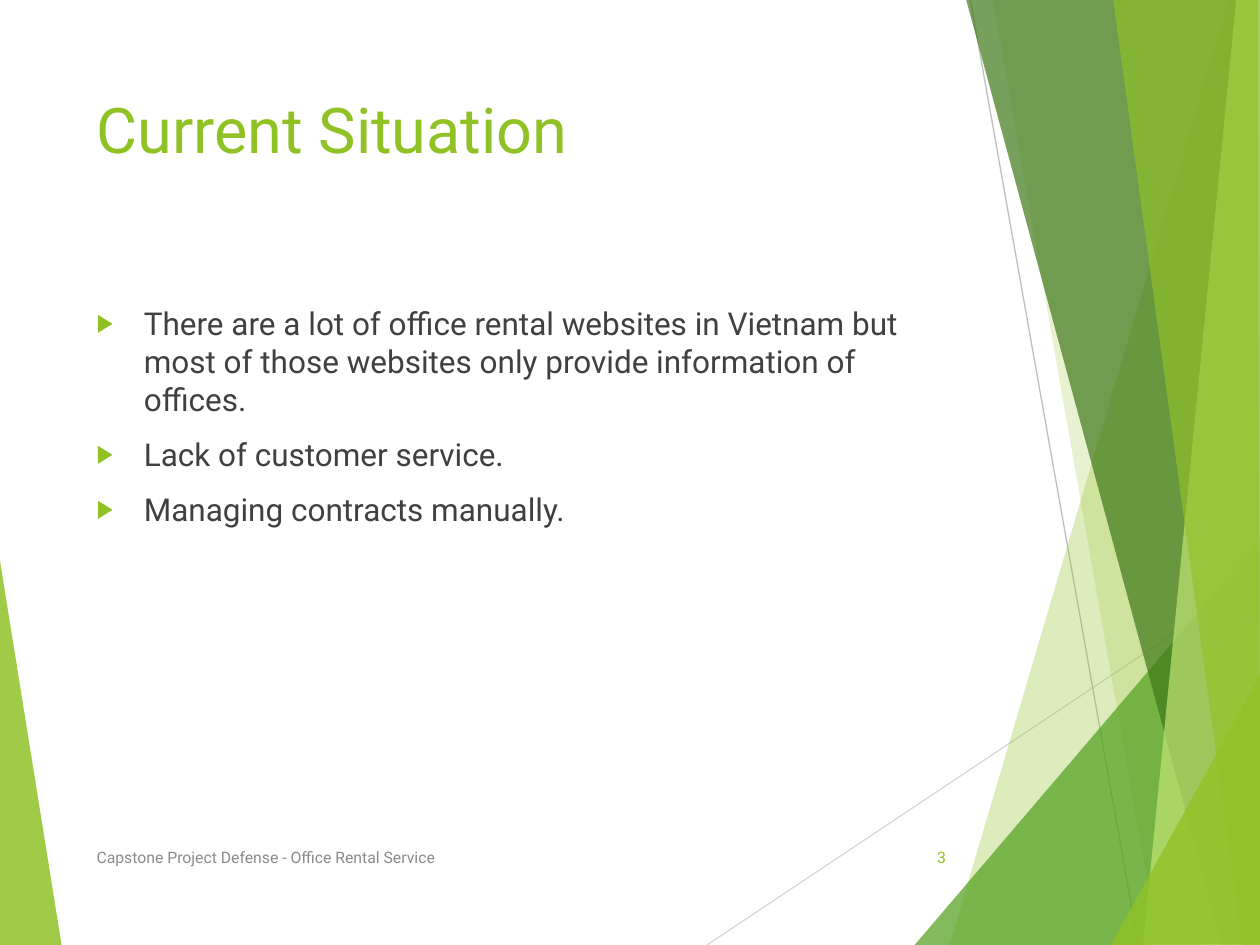
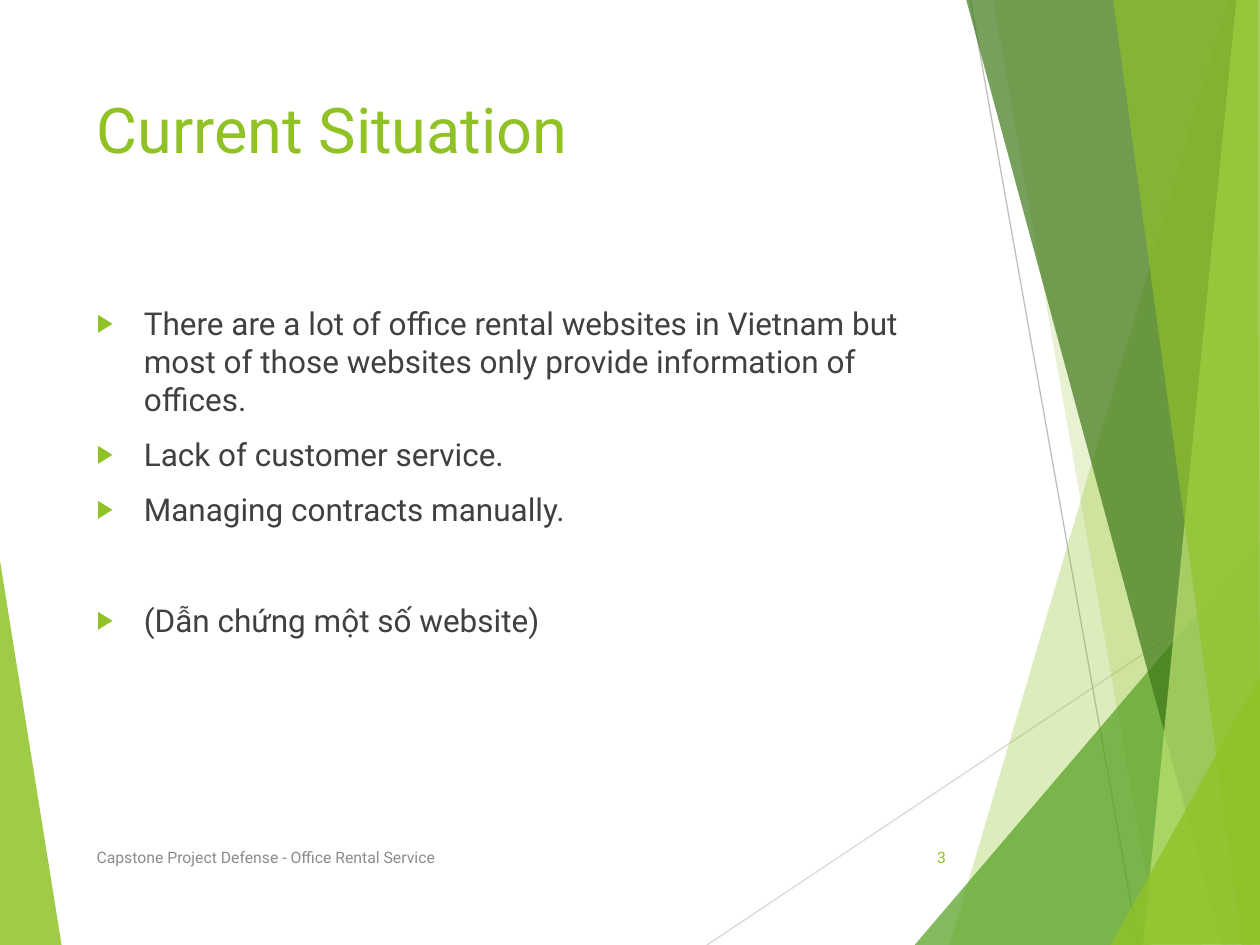
Before and after one commit to tienlx93/capstone-ors, a slide deck: slide 3 of doc/Quoc/SlidePresentation.pptx. Drawn at 1260x945 pixels with LibreOffice and Linux fonts; fonts in the diff are those of the drawing. Boxes give left, top, right and bottom in pixels: in the first picture for what was removed or moved away, otherwise in the second. Text is boxed around its words. In the diff, an @@ line names an element or a change of style, - is before the commit and + after.

```diff
--- a/doc/Quoc/SlidePresentation.pptx
+++ b/doc/Quoc/SlidePresentation.pptx
@@ text at box(144, 606, 539, 639): paragraph added @@
+▶ (Dẫn chứng một số website)
```
Also in this commit, not shown: 4 other slides changed.
